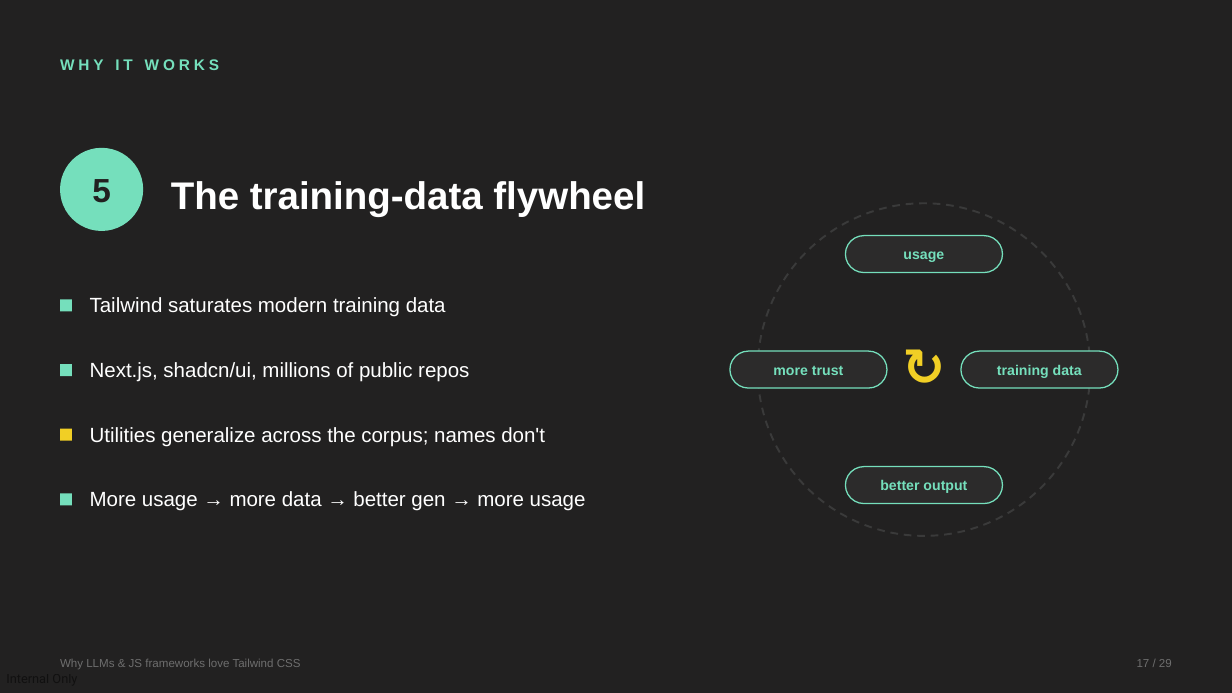
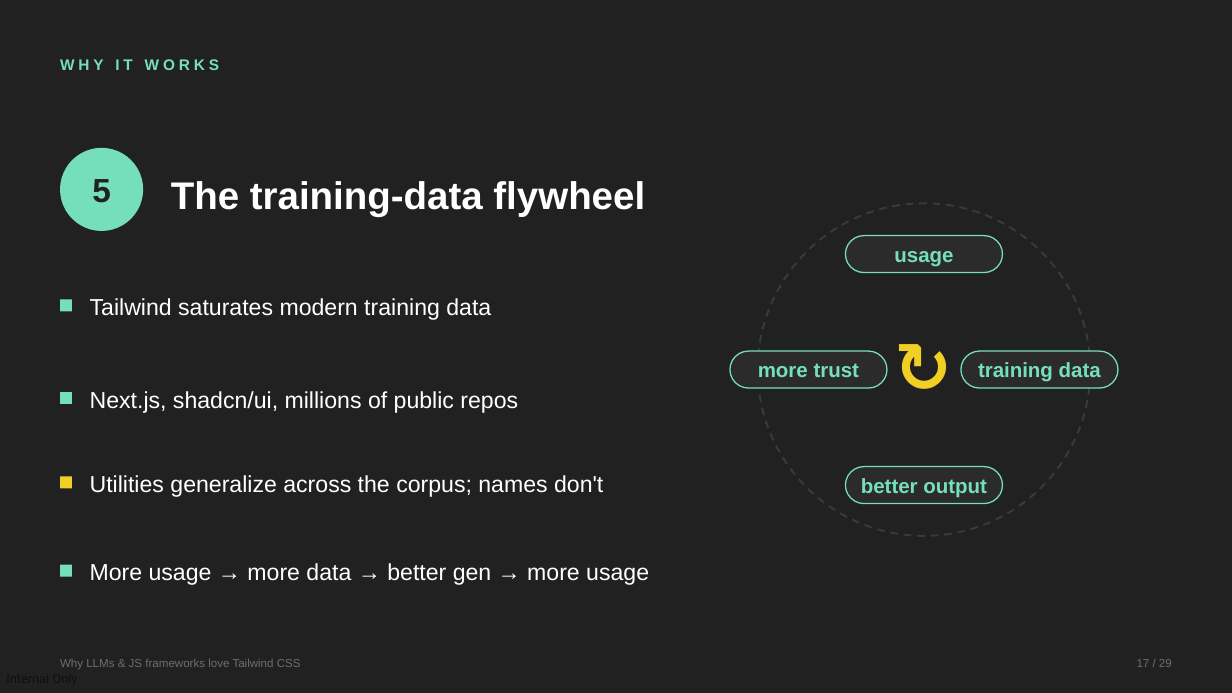
Before and after one commit to devlinduldulao/llm-loves-tailwind-and-js, a slide deck: slide 17 of why-llms-love-tailwind.pptx. Drawn at 1232x693 pixels with LibreOffice and Linux fonts; fonts in the diff are those of the drawing. Boxes give left, top, right and bottom in pixels: in the first picture for what was removed or moved away, otherwise in the second. Text is boxed around its words. In the diff, an @@ line names an element or a change of style, - is before the commit and + after.

```diff
--- a/why-llms-love-tailwind.pptx
+++ b/why-llms-love-tailwind.pptx
@@ text "↻" at bbox=[887, 328, 961, 402]: size 40 to 54 pt @@
@@ size 11 to 16 pt in 4 elements at bbox=[894, 251, 953, 267], bbox=[978, 362, 1101, 382], bbox=[861, 478, 987, 498], bbox=[758, 363, 859, 377] @@
@@ text "Next.js, shadcn/ui, millions of public ...": place and size @@
-text "Next.js, shadcn/ui, millions of public ..." at bbox=[90, 362, 469, 382]
+text "Next.js, shadcn/ui, millions of public ..." at bbox=[90, 391, 518, 413]
@@ rectangle: place and size @@
-rectangle at bbox=[60, 364, 72, 376]
+rectangle at bbox=[60, 392, 72, 404]
@@ rectangle: place and size @@
-rectangle at bbox=[60, 429, 72, 441]
+rectangle at bbox=[60, 477, 72, 489]
@@ text "Utilities generalize across the corpus; ...": place and size @@
-text "Utilities generalize across the corpus; ..." at bbox=[90, 427, 545, 447]
+text "Utilities generalize across the corpus; ..." at bbox=[90, 475, 603, 497]
@@ rectangle: place and size @@
-rectangle at bbox=[60, 494, 72, 506]
+rectangle at bbox=[60, 565, 72, 577]
@@ size 16 to 18 pt in 4 elements at bbox=[90, 298, 491, 320], bbox=[90, 391, 518, 413], bbox=[90, 475, 603, 497], bbox=[90, 563, 649, 585] @@
@@ text "More usage → more data ...": place and size @@
-text "More usage → more data ..." at bbox=[90, 491, 586, 511]
+text "More usage → more data ..." at bbox=[90, 563, 649, 585]
```
Also in this commit, not shown: 22 other slides changed, 1 slide added, 1 other file.
